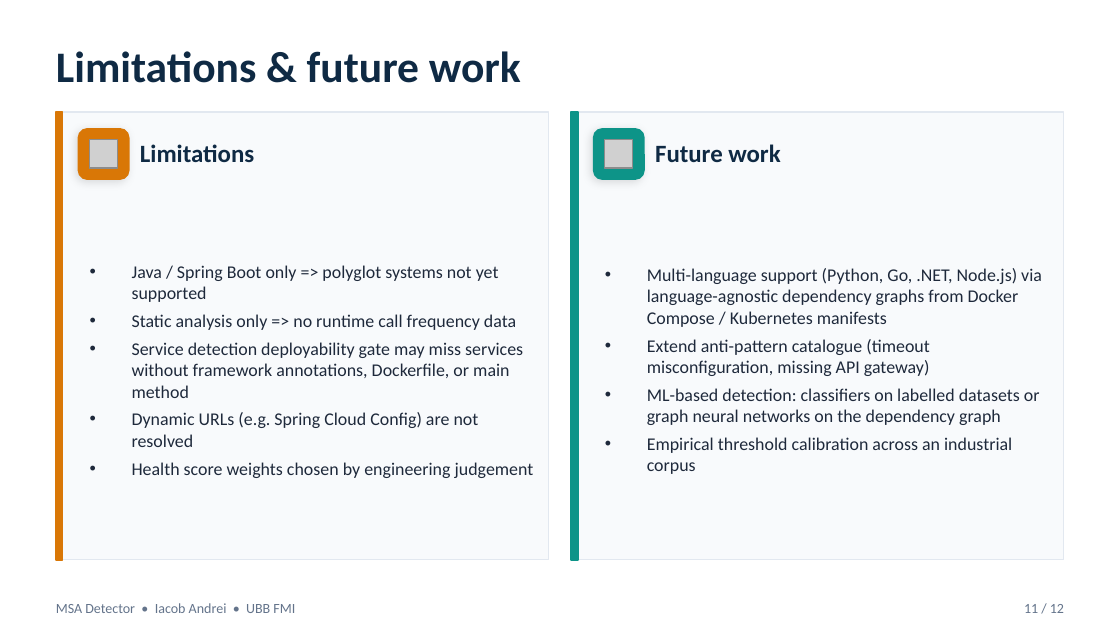
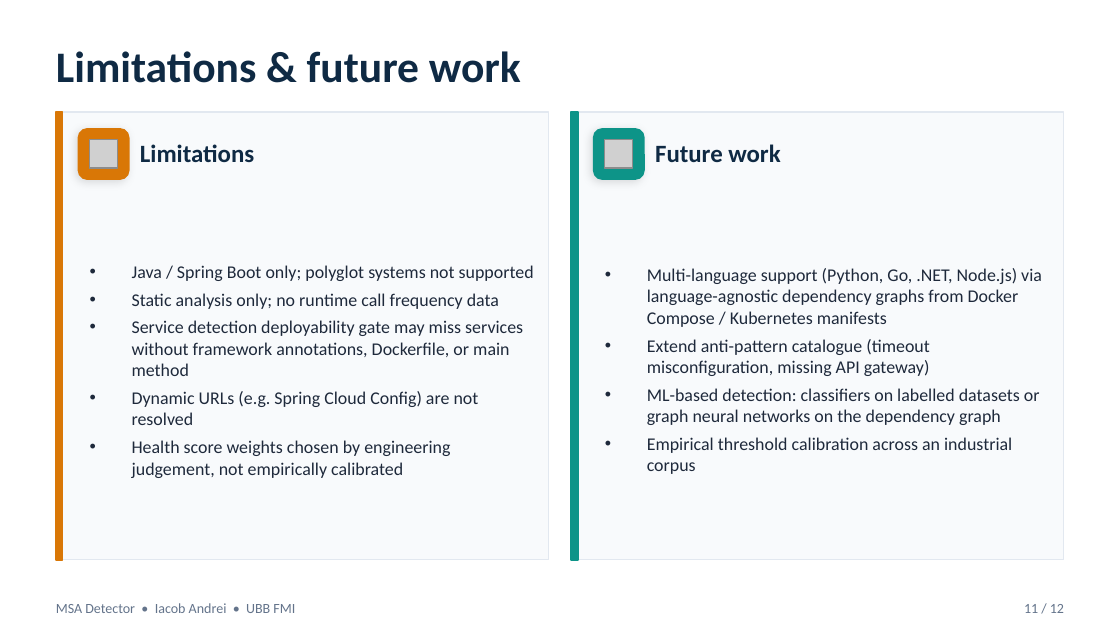
Before and after one commit to andrei45635/dissertation_backend, a slide deck: slide 11 of thesis/presentation/MSA_Detector_Defense.pptx. Drawn at 1120x630 pixels with LibreOffice and Linux fonts; fonts in the diff are those of the drawing; grey boxes stand for pictures. Boxes give left, top, right and bottom in pixels: in the first picture for what was removed or moved away, otherwise in the second. Text is boxed around its words. In the diff, an @@ line names an element or a change of style, - is before the commit and + after.

```diff
--- a/thesis/presentation/MSA_Detector_Defense.pptx
+++ b/thesis/presentation/MSA_Detector_Defense.pptx
@@ text at (132,265,534,309): text changed @@
-• Java / Spring Boot only => polyglot systems not yet supported
-• Static analysis only => no runtime call frequency data
+• Java / Spring Boot only; polyglot systems not supported
+• Static analysis only; no runtime call frequency data
@@ text at (132,440,450,478): text changed @@
-• Health score weights chosen by engineering judgement
+• Health score weights chosen by engineering judgement, not empirically calibrated
```
Also in this commit, not shown: 7 other slides changed.
